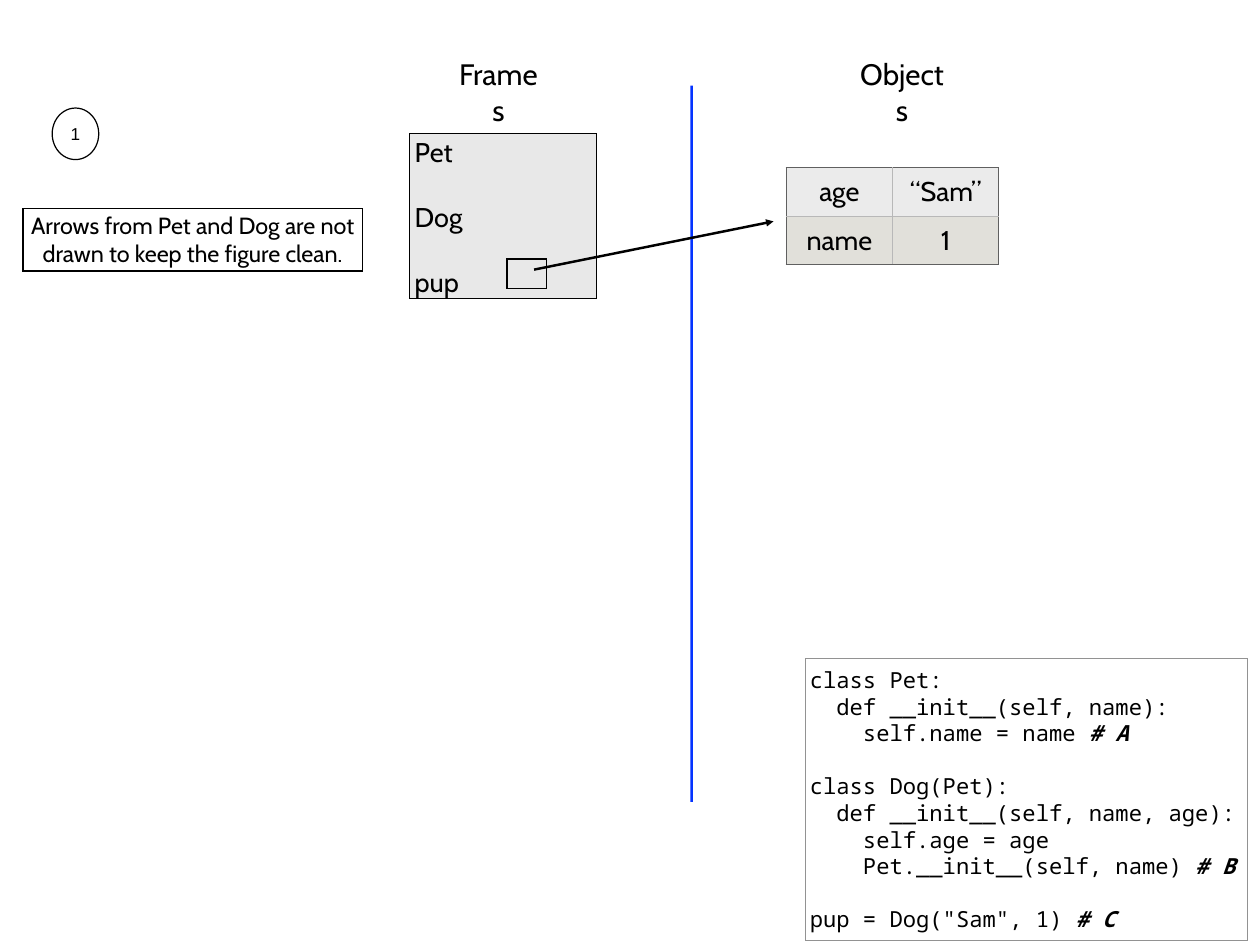
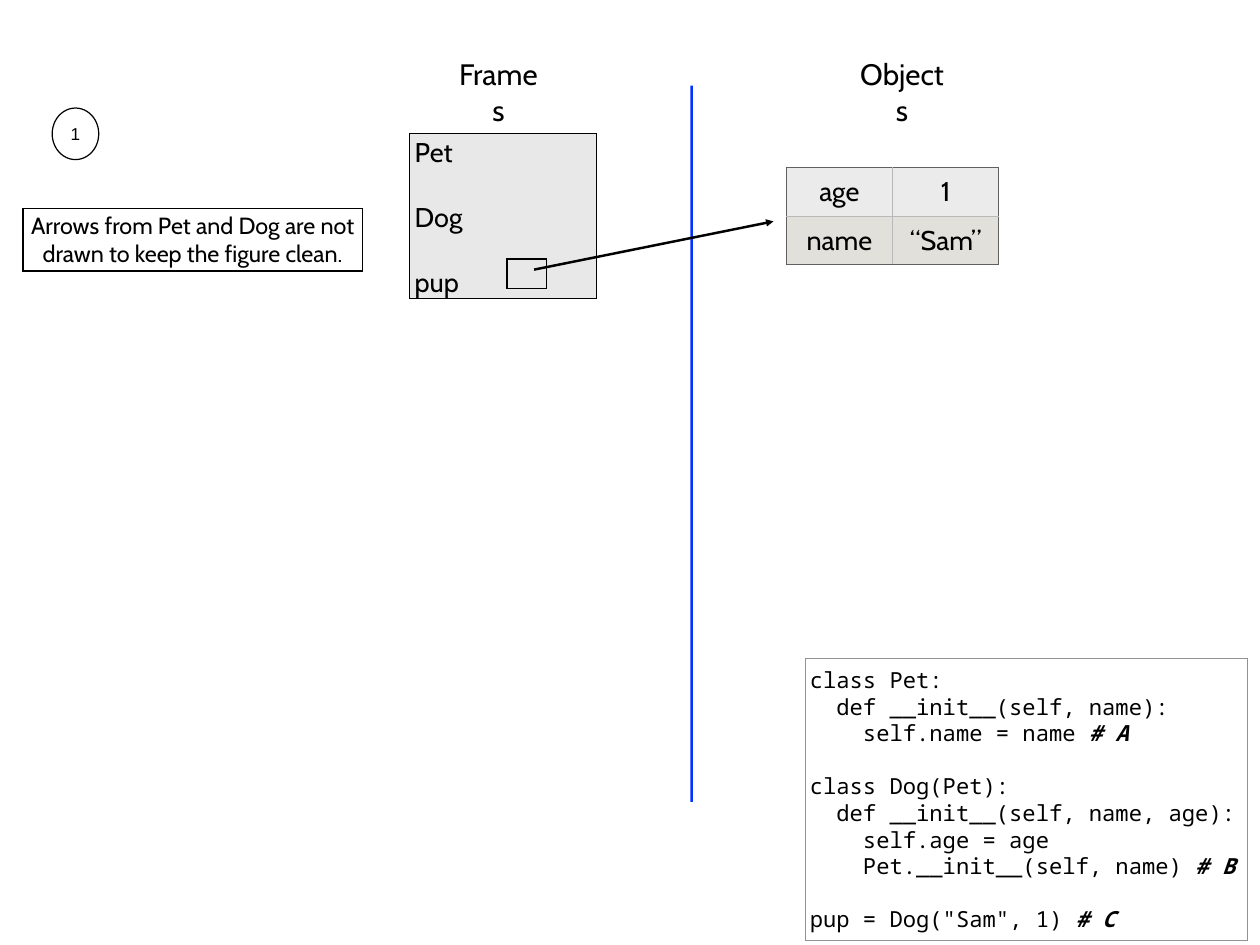
Before and after one commit to Jsus00G/CS-320-Projects-P, a slide deck: slide 24 of lecture-material/07-Recursion_and_Graphs/07-recursion-worksheet-solution.pptx. Drawn at 1260x945 pixels with LibreOffice and Linux fonts; fonts in the diff are those of the drawing. Boxes give left, top, right and bottom in pixels: in the first picture for what was removed or moved away, otherwise in the second. Text is boxed around its words. In the diff, an @@ line names an element or a change of style, - is before the commit and + after.

```diff
--- a/lecture-material/07-Recursion_and_Graphs/07-recursion-worksheet-solution.pptx
+++ b/lecture-material/07-Recursion_and_Graphs/07-recursion-worksheet-solution.pptx
@@ table at (786, 168, 999, 267) @@
-row 1, column 2: “Sam”
+row 1, column 2: 1
-row 2, column 2: 1
+row 2, column 2: “Sam”
```
Also in this commit, not shown: 2 other files.
